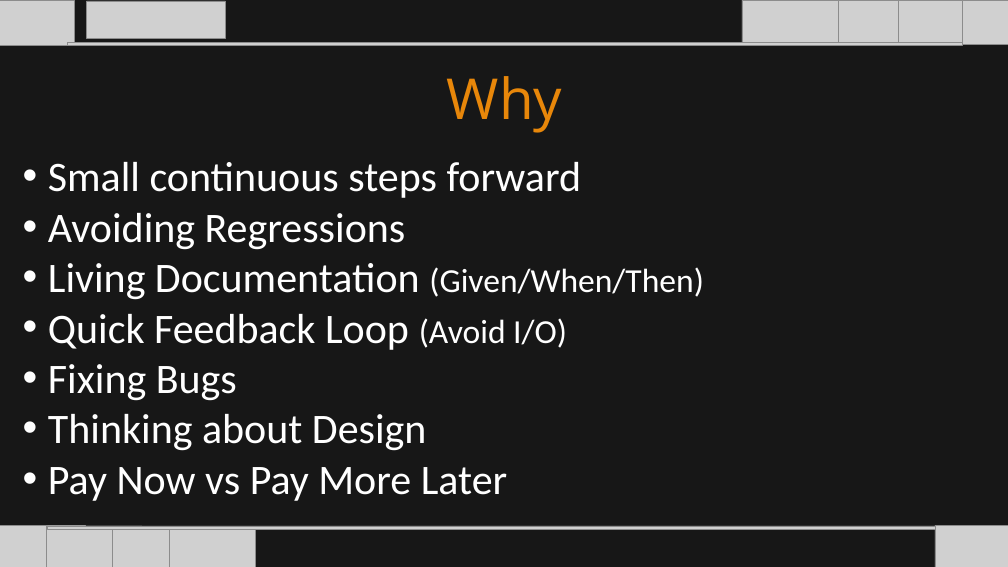
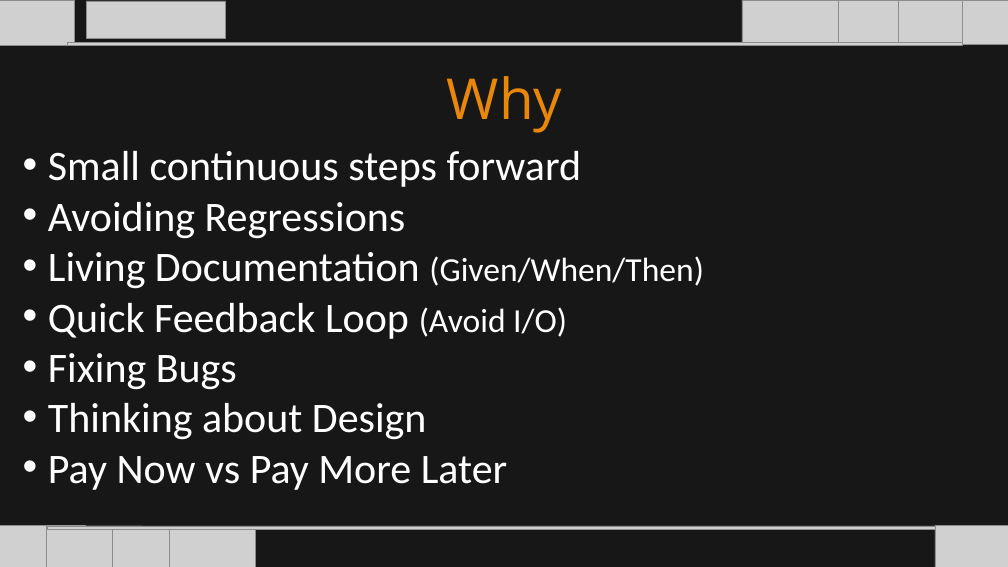
Before and after one commit to itenium-be/UnitTesting, a slide deck: slide 5 of UnitTesting-New.pptx. Drawn at 1008x567 pixels with LibreOffice and Linux fonts; fonts in the diff are those of the drawing; grey boxes stand for pictures. Boxes give left, top, right and bottom in pixels: in the first picture for what was removed or moved away, otherwise in the second. Text is boxed around its words. In the diff, an @@ line names an element or a change of style, - is before the commit and + after.

```diff
--- a/UnitTesting-New.pptx
+++ b/UnitTesting-New.pptx
@@ text "Small continuous steps forward": place and size @@
-text "Small continuous steps forward" at [48, 162, 703, 501]
+text "Small continuous steps forward" at [48, 151, 703, 490]
```
Also in this commit, not shown: 8 other slides changed, 6 slides added.
